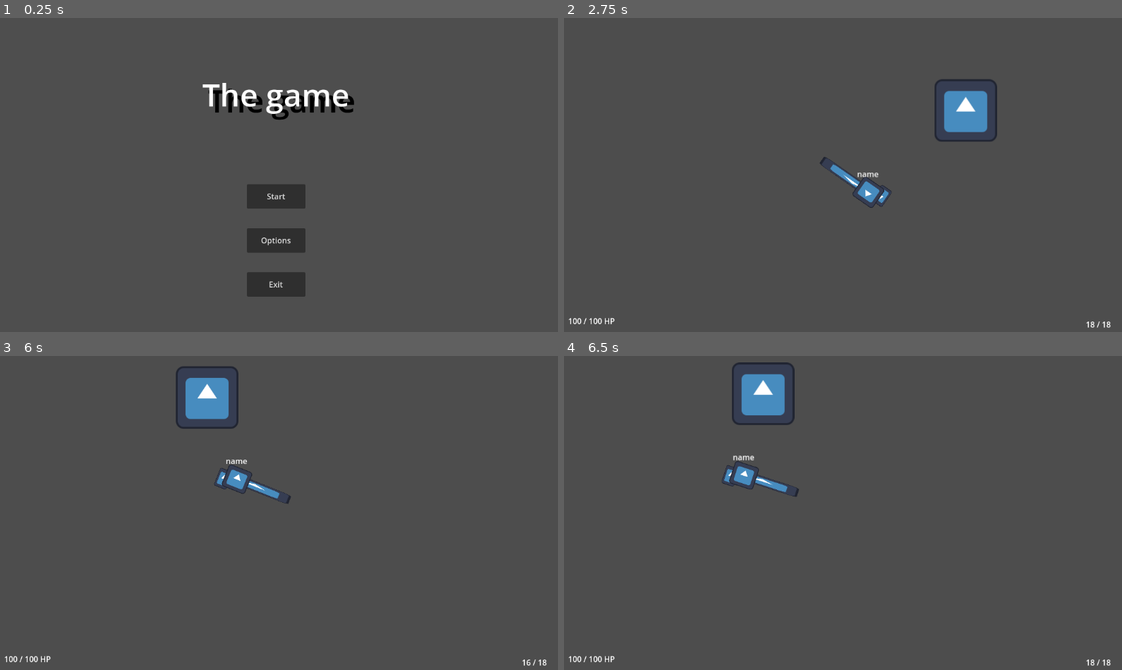
Above: before the commit, frames 1-4 (two rows, left to right).
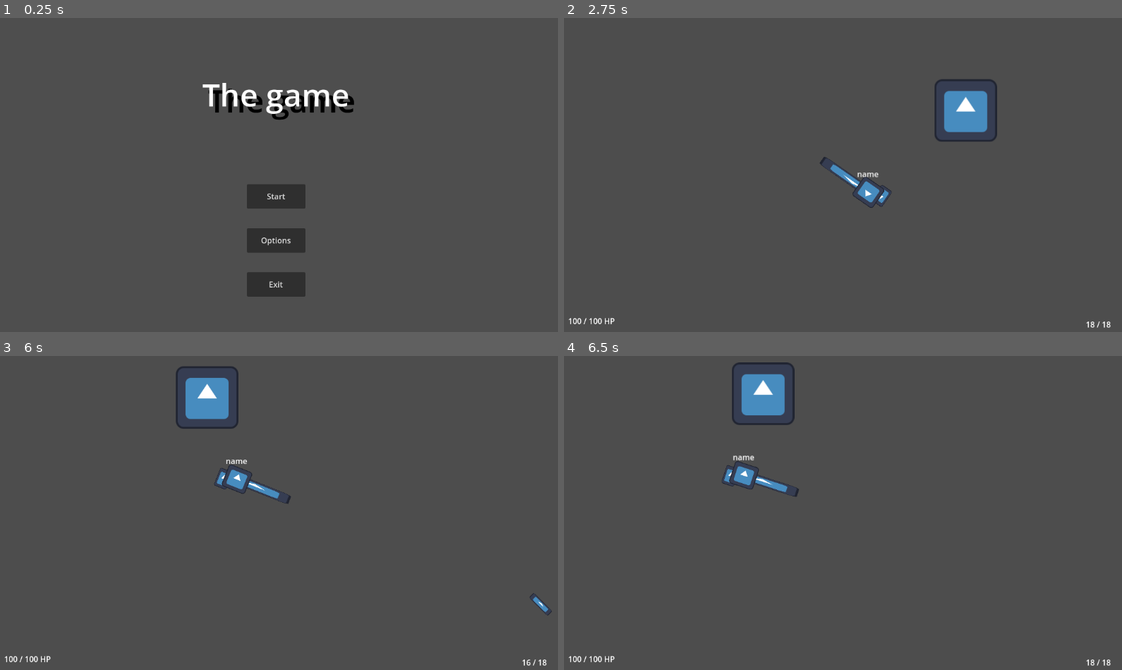
Above: after the commit, the same moments.

Repository: filipjaruska/mtds
Game: Godot game, scene res://nodes/menu/main.tscn
Two runs of this game, one before a commit and one after it. Both use one fixed random seed, a clock stepped at 60 frames per second and the inputs below. The engine's default icon, where the game draws it, is replaced by a stand-in: a white triangle on a blue panel in a dark square.
Inputs (mouse positions are in pixels of both pictures, inside the frame that each line leads up to):
- Up to frame 1 (0.25 s): no input
- Up to frame 2 (2.75 s): click "Start" at 0.5 s; click "Host" at 1.25 s; click "Start" at 2 s
- Up to frame 3 (6 s): tap Enter at 2.75 s; move the mouse to (401, 497) at 2.77 s; hold Right (ui_right) 2.78-3.53 s; click (401, 497) at 2.85 s; move the mouse to (161, 528) at 3.52 s; hold Down (ui_down) 3.53-4.28 s; tap Q (switch_weapon) at 3.6, 5.1 s; move the mouse to (334, 443) at 4.27 s; hold Right (ui_right) 4.28-5.03 s; click (334, 443) at 4.35 s; move the mouse to (245, 578) at 5.02 s; hold Up (ui_up) 5.03-5.78 s; move the mouse to (446, 563) at 5.77 s; hold Left (ui_left) from 5.78 s (still down); click (446, 563) at 5.85 s
- Up to frame 4 (6.5 s): keep holding Left (ui_left); tap R (reload) at 6.4 s

Frames 1-2 are identical in both runs. In frame 3, less than 0.1% of the frame differs, in the area x 94-99%, y 75-83%; in frame 4, nothing differs.
Error before the commit: Invalid assignment of property or key 'bulletDamage' with value of type 'int' on a base object of type 'Area2D (bullet.gd)'. (res://scripts/weapons/pistol.gd:1…

Commit message:
refactor bullet

Diff:
--- a/scripts/components/health_component.gd
+++ b/scripts/components/health_component.gd
@@ -24,7 +24,7 @@
 	currentHealth = new_health
 	UI.update_health(int(currentHealth), int(MAX_HEALTH))
 
-func damage(dmg: float, penetration: float = 0.0):
+func damage(dmg: float, penetration: float):
 	var final_dmg: float = dmg
 	var effective_resist: float = max(physical_resist - penetration, 0.0)
 	final_dmg = dmg * (1.0 - effective_resist)
--- a/scripts/weapons/bullet.gd
+++ b/scripts/weapons/bullet.gd
@@ -1,11 +1,17 @@
 extends Area2D
 
-@export var SPEED: float = 5000.0
-var bullet_damage: float
-var birth: float
+const SPEED: float = 5000.0
+const LIFETIME: int = 1000
+var _bullet_damage: float
+var _bullet_armor_penetration: float
+var _birth: float
+
+func set_bullet_damage(damage: float, penetration: float) -> void:
+	_bullet_damage = damage
+	_bullet_armor_penetration = penetration
 
 func _ready():
-	birth = Time.get_ticks_msec()
+	_birth = Time.get_ticks_msec()
 
 # TODO FIX CACHE ERROR
 @rpc("any_peer")
@@ -13,18 +19,19 @@
 	global_position = position
 	global_rotation = rotation
 
-func _process(delta):
-	if Time.get_ticks_msec() - birth >= 1000:
+func _process(delta: float) -> void:
+	if Time.get_ticks_msec() - _birth >= LIFETIME:
 		queue_free()
-	var velocity = Vector2(SPEED, 0).rotated(rotation)
-	global_position += velocity * delta
+
+	global_position += Vector2(SPEED, 0).rotated(rotation) * delta
 	if is_multiplayer_authority():
 		rpc("network_update", global_position, rotation)
 
-func _on_area_entered(area):
-	if not area.is_in_group("bullet"):
-		queue_free()
+func _on_area_entered(area: Area2D) -> void:
+	if area.is_in_group("bullet"):
+		return
+	self.visible = false
+	queue_free()
 	if area.is_in_group("hitbox"):
-		area.get_parent().damage(bullet_damage, 0)
-		print("hit")
+		area.get_parent().damage(_bullet_damage, _bullet_armor_penetration)
 		$CollisionShape2D.set_deferred("disabled", true)
--- a/scripts/weapons/pistol.gd
+++ b/scripts/weapons/pistol.gd
@@ -10,7 +10,8 @@
 func _shoot_bullet():
 	var bullet = bullet_scene.instantiate()
 	get_parent().add_child(bullet)
-	bullet.bulletDamage = 25
-	var offset = Vector2(range / 10, 0).rotated(global_rotation)
+	bullet.set_bullet_damage(10, 0)
+
+	var offset: Vector2 = Vector2(range / 10, 0).rotated(global_rotation)
 	bullet.global_position = global_position + offset
 	bullet.rotation = global_rotation
--- a/scripts/weapons/shotgun.gd
+++ b/scripts/weapons/shotgun.gd
@@ -10,11 +10,11 @@
 
 func _shoot_bullet():
 	for i in range(pellets):
-		var bullet = bullet_scene.instantiate()
+		var bullet: Area2D = bullet_scene.instantiate()
 		get_parent().add_child(bullet)
-		bullet.bulletDamage = 20
-		var offset = Vector2(range / 10, 0).rotated(global_rotation)
+		bullet.set_bullet_damage(20, 0)
+
+		var offset: Vector2 = Vector2(range / 10, 0).rotated(global_rotation)
 		bullet.global_position = global_position + offset
 
-		# Spread of the shotgun pellets
 		bullet.rotation = global_rotation + randf() * 0.1 - 0.05
